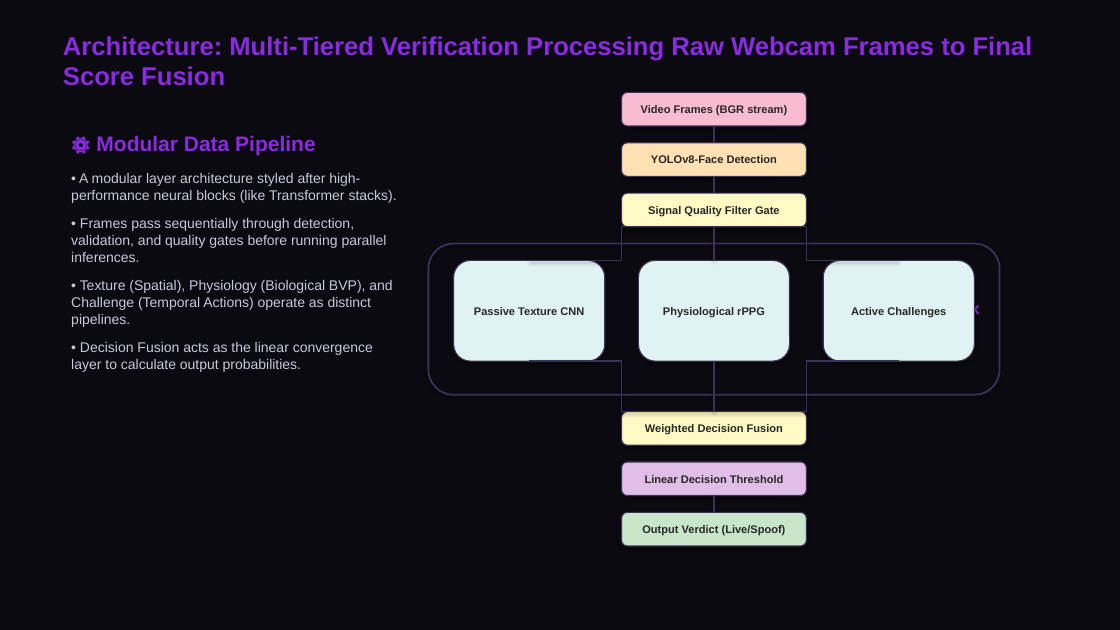
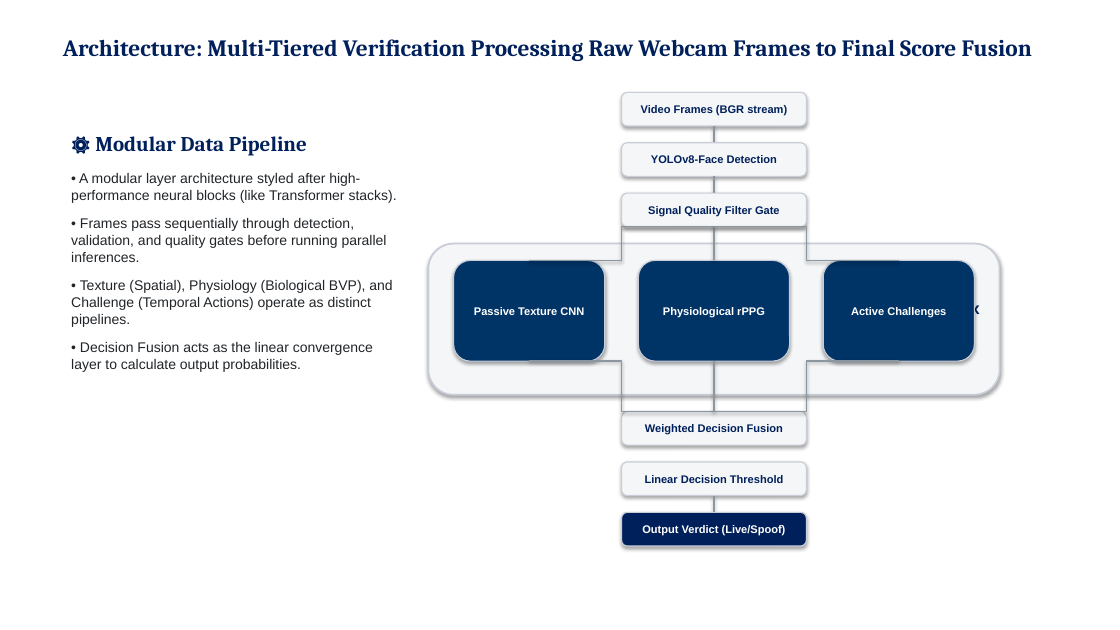
Before and after one commit to sthavirpunwatkar/SHIELD-Secure-Human-Identity-Liveness-Evaluation-Detection, a slide deck: slide 3 of reports/cdac_project_review.pptx. Drawn at 1120x630 pixels with LibreOffice and Linux fonts; fonts in the diff are those of the drawing. Boxes give left, top, right and bottom in pixels: in the first picture for what was removed or moved away, otherwise in the second. Text is boxed around its words. In the diff, an @@ line names an element or a change of style, - is before the commit and + after.

Commit message:
docs: Completely build McKinsey consulting style slides from scratch with pure typography layout

```diff
--- a/reports/cdac_project_review.pptx
+++ b/reports/cdac_project_review.pptx
@@ background #0A0A10 to #FFFFFF @@
@@ text "Architecture: Multi-Tiered Verification Processing Raw ..." at (x1=63, y1=39, x2=1032, y2=61): size 22 to 20 pt, font Arial to Cambria, text colour #8A2BE2 to #00205B @@
@@ rounded rectangle "Video Frames (BGR stream)" at (x1=622, y1=92, x2=807, y2=126): text colour #282828 to #00205B; fill #F8BBD0 to #F5F6F8; outline #3C325A 1 pt to #C8CDD7 1 pt @@
@@ text "⚙️ Modular Data Pipeline" at (x1=71, y1=136, x2=397, y2=372): font Arial to Cambria, text colour #8A2BE2 to #00205B in "⚙️ Modular Data Pipeline"; text colour #C8C8DC to #212529 @@
@@ rounded rectangle "YOLOv8-Face Detection" at (x1=622, y1=143, x2=807, y2=176): text colour #282828 to #00205B; fill #FFE0B2 to #F5F6F8; outline #3C325A 1 pt to #C8CDD7 1 pt @@
@@ line (714, 126) - (714, 143): stroke #3C325A 1.2 pt to #8C96A0 1.2 pt @@
@@ line (714, 176) - (714, 193): stroke #3C325A 1.2 pt to #8C96A0 1.2 pt @@
@@ rounded rectangle "Signal Quality Filter Gate" at (x1=622, y1=193, x2=807, y2=227): text colour #282828 to #00205B; fill #FFF9C4 to #F5F6F8; outline #3C325A 1 pt to #C8CDD7 1 pt @@
@@ elbow line (714, 227) - (529, 260): stroke #3C325A 1.2 pt to #8C96A0 1.2 pt @@
@@ line (714, 227) - (714, 260): stroke #3C325A 1.2 pt to #8C96A0 1.2 pt @@
@@ elbow line (714, 227) - (899, 260): stroke #3C325A 1.2 pt to #8C96A0 1.2 pt @@
@@ rounded rectangle at (x1=429, y1=244, x2=1000, y2=395): fill none to #F5F6F8; outline #3C325A 1.5 pt to #C8CDD7 1.5 pt @@
@@ text colour #282828 to #FFFFFF; fill #E0F2F1 to #003366; outline #3C325A 1 pt to #C8CDD7 1 pt in 3 elements at (x1=454, y1=260, x2=605, y2=361), (x1=639, y1=260, x2=790, y2=361), (x1=823, y1=260, x2=975, y2=361) @@
@@ text "3x" at (x1=962, y1=301, x2=980, y2=318): text colour #8A2BE2 to #00205B @@
@@ elbow line (529, 361) - (714, 412): stroke #3C325A 1.2 pt to #8C96A0 1.2 pt @@
@@ line (714, 361) - (714, 412): stroke #3C325A 1.2 pt to #8C96A0 1.2 pt @@
@@ elbow line (899, 361) - (714, 412): stroke #3C325A 1.2 pt to #8C96A0 1.2 pt @@
@@ rounded rectangle "Weighted Decision Fusion" at (x1=622, y1=412, x2=807, y2=445): text colour #282828 to #00205B; fill #FFF9C4 to #F5F6F8; outline #3C325A 1 pt to #C8CDD7 1 pt @@
@@ rounded rectangle "Linear Decision Threshold" at (x1=622, y1=462, x2=807, y2=496): text colour #282828 to #00205B; fill #E1BEE7 to #F5F6F8; outline #3C325A 1 pt to #C8CDD7 1 pt @@
@@ line (714, 496) - (714, 513): stroke #3C325A 1.2 pt to #8C96A0 1.2 pt @@
@@ rounded rectangle "Output Verdict (Live/Spoof)" at (x1=622, y1=513, x2=807, y2=546): text colour #282828 to #FFFFFF; fill #C8E6C9 to #00205B; outline #3C325A 1 pt to #C8CDD7 1 pt @@
```
Also in this commit, not shown: 6 other slides changed, 1 other file.
